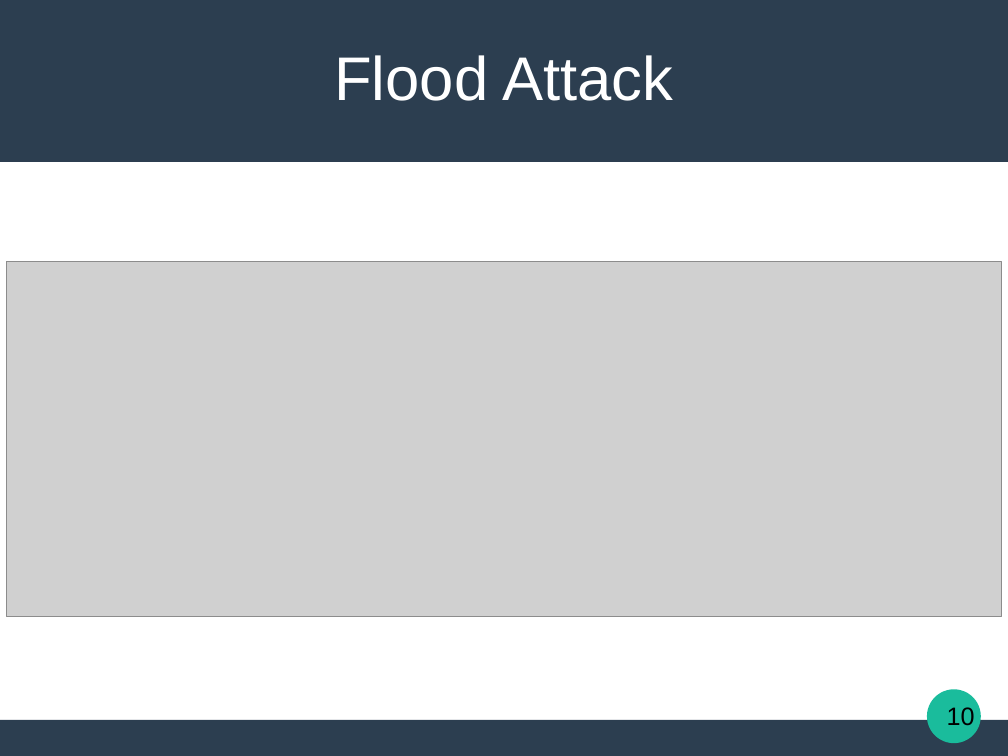
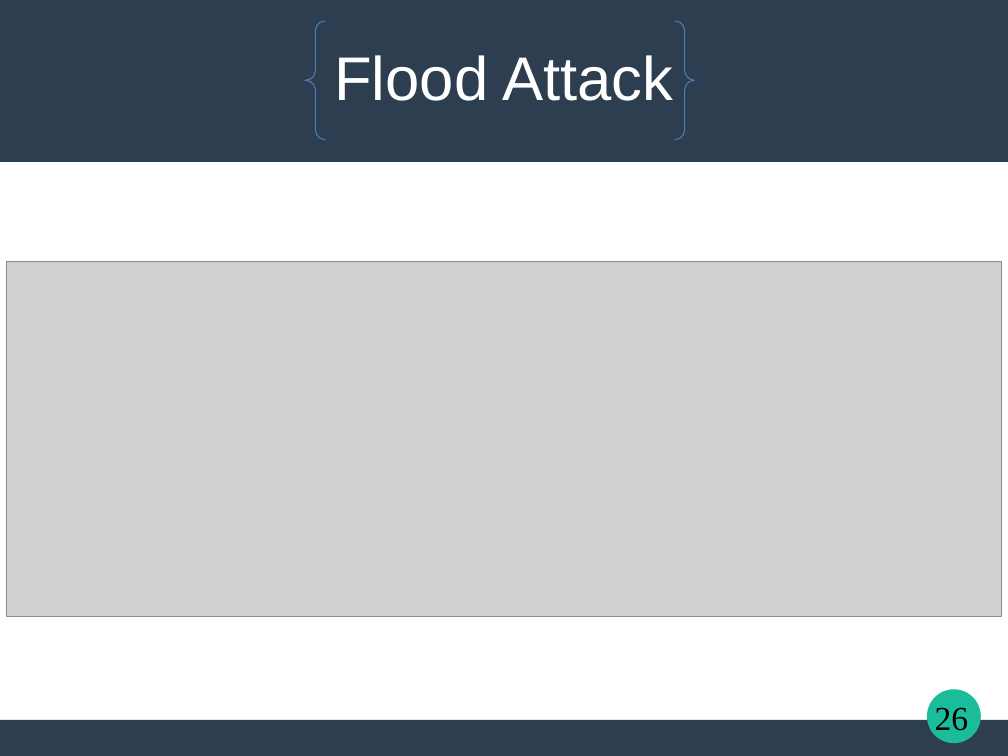
Before and after one commit to TSaytson/teste-trabalho-redes, a slide deck: slide 26 of DNS.ppt (slide 10 before the commit). Drawn at 1008x756 pixels with LibreOffice and Linux fonts; fonts in the diff are those of the drawing; grey boxes stand for pictures. Boxes give left, top, right and bottom in pixels: in the first picture for what was removed or moved away, otherwise in the second. Text is boxed around its words. In the diff, an @@ line names an element or a change of style, - is before the commit and + after.

```diff
--- a/DNS.ppt
+++ b/DNS.ppt
@@ brace pair added at box(305, 21, 695, 140), outline #4A7EBB 0.74 pt @@
@@ page number added at box(935, 707, 969, 737), 24 pt, text #000000 @@
+26
@@ page number removed at box(947, 707, 975, 726) @@
-10
```
Also in this commit, not shown: 13 other slides changed, 17 slides added, 1 slide removed.
